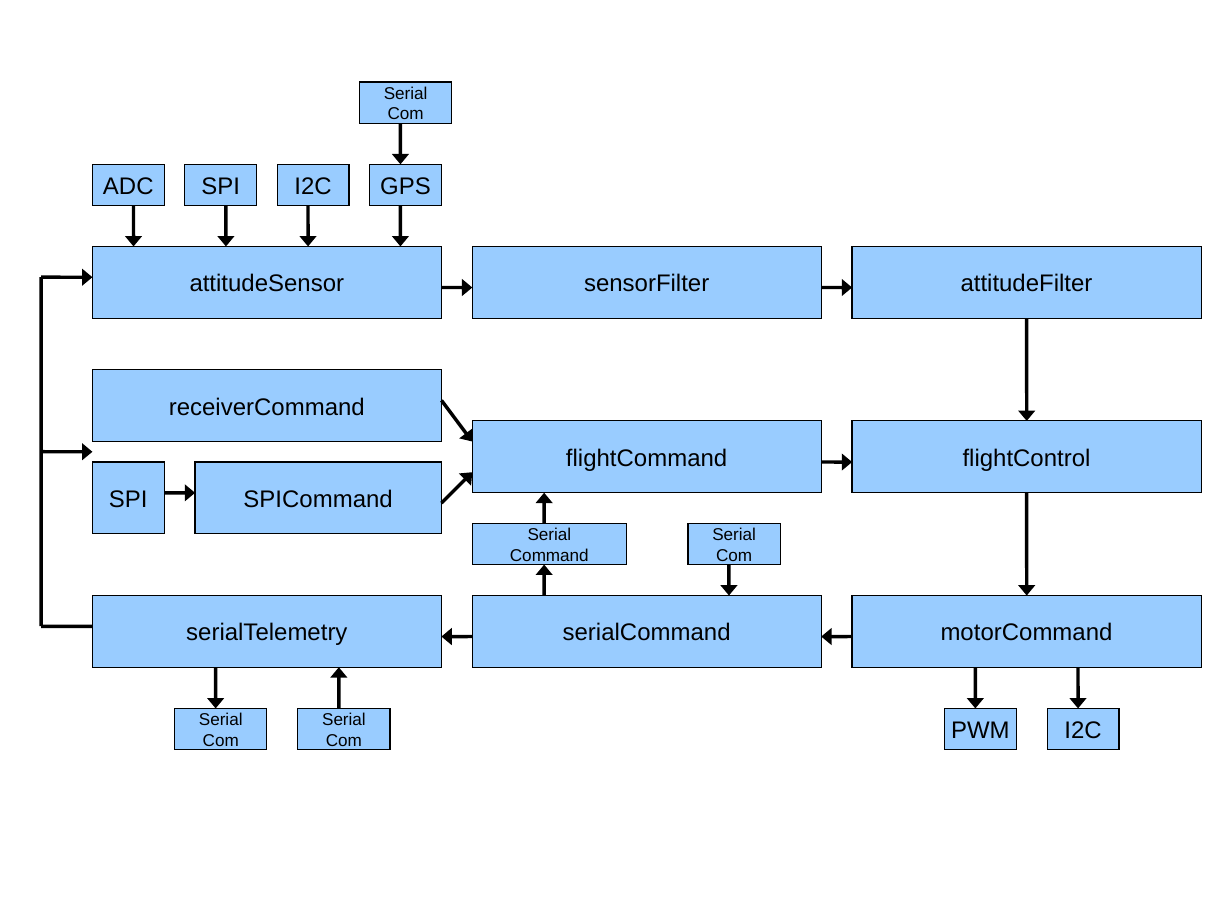
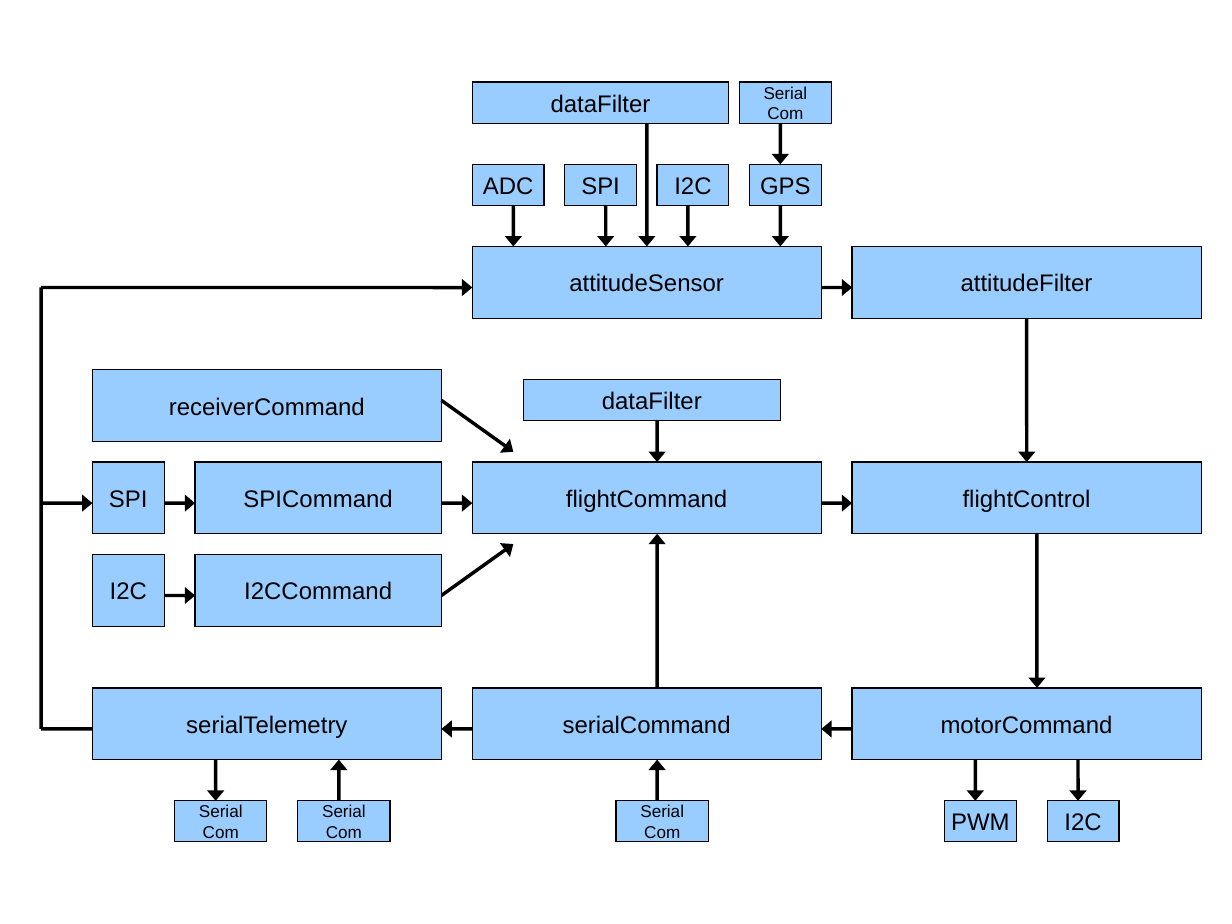
Before and after one commit to zap92/aeroquad, a slide deck: slide 1 of Documentation/Architecture/AeroQuadSoftwareFlowDiagram.ppt. Drawn at 1232x924 pixels with LibreOffice and Linux fonts; fonts in the diff are those of the drawing. Boxes give left, top, right and bottom in pixels: in the first picture for what was removed or moved away, otherwise in the second. Text is boxed around its words. In the diff, an @@ line names an element or a change of style, - is before the commit and + after.

```diff
--- a/Documentation/Architecture/AeroQuadSoftwareFlowDiagram.ppt
+++ b/Documentation/Architecture/AeroQuadSoftwareFlowDiagram.ppt
@@ rectangle added at [472,83,728,123], fill #99CCFF, outline #000000 0.74 pt, 14 pt, text #000000 @@
+dataFilter
@@ arrow added from (647, 123) to (647, 246), #000000 2.01 pt @@
@@ 6 rectangles, 1 arrow: place and size @@
-6 rectangles, 1 arrow at [92,83,452,318]
+6 rectangles, 1 arrow at [472,83,832,318]
@@ arrow moved from (400, 206) - (400, 246) to (514, 206) - (514, 246) @@
@@ arrow moved from (308, 206) - (308, 246) to (606, 206) - (606, 246) @@
@@ arrow moved from (133, 206) - (133, 246) to (687, 206) - (687, 246) @@
@@ arrow moved from (225, 206) - (225, 246) to (780, 206) - (780, 246) @@
@@ rectangle removed at [472,246,821,318] @@
-sensorFilter
@@ line moved from (41, 626) - (41, 277) to (41, 729) - (41, 287) @@
@@ arrow removed from (41, 277) to (92, 277) @@
@@ arrow added from (41, 287) to (472, 287), #000000 2.01 pt @@
@@ arrow moved from (1026, 318) - (1026, 421) to (1026, 318) - (1026, 462) @@
@@ rectangle added at [524,379,780,420], fill #99CCFF, outline #000000 0.74 pt, 14 pt, text #000000 @@
+dataFilter
@@ arrow moved from (441, 400) - (472, 441) to (441, 400) - (514, 452) @@
@@ arrow moved from (545, 524) - (545, 493) to (657, 421) - (657, 462) @@
@@ arrow moved from (41, 452) - (92, 452) to (41, 503) - (92, 503) @@
@@ arrow moved from (164, 493) - (195, 493) to (164, 503) - (195, 503) @@
@@ arrow moved from (441, 503) - (472, 472) to (441, 503) - (472, 503) @@
@@ 2 rectangles, 1 arrow: place and size @@
-2 rectangles, 1 arrow at [472,421,1201,493]
+2 rectangles, 1 arrow at [472,462,1201,533]
@@ rectangle removed at [472,524,626,564] @@
-Serial
-Command
@@ arrow moved from (729, 564) - (729, 595) to (657, 687) - (657, 533) @@
@@ arrow moved from (1026, 493) - (1026, 595) to (1037, 533) - (1037, 687) @@
@@ rectangle added at [92,554,164,626], fill #99CCFF, outline #000000 0.74 pt, 14 pt, text #000000 @@
+I2C
@@ rectangle added at [195,554,441,626], fill #99CCFF, outline #000000 0.74 pt, 14 pt, text #000000 @@
+I2CCommand
@@ arrow moved from (545, 595) - (545, 564) to (441, 595) - (514, 545) @@
@@ arrow moved from (441, 287) - (472, 287) to (164, 595) - (195, 595) @@
@@ line moved from (92, 626) - (41, 626) to (92, 729) - (41, 729) @@
@@ 6 arrows, 3 rectangles: place and size @@
-6 arrows, 3 rectangles at [92,595,1201,708]
+6 arrows, 3 rectangles at [92,687,1201,801]
@@ arrow added from (657, 801) to (657, 760), #000000 2.01 pt @@
@@ rectangle "Serial": place and size @@
-rectangle "Serial" at [687,524,780,564]
+rectangle "Serial" at [616,801,708,841]
@@ 4 rectangles: place and size @@
-4 rectangles at [175,708,1119,749]
+4 rectangles at [175,801,1119,841]
```
Also in this commit, not shown: 1 slide added, 2 other files.
